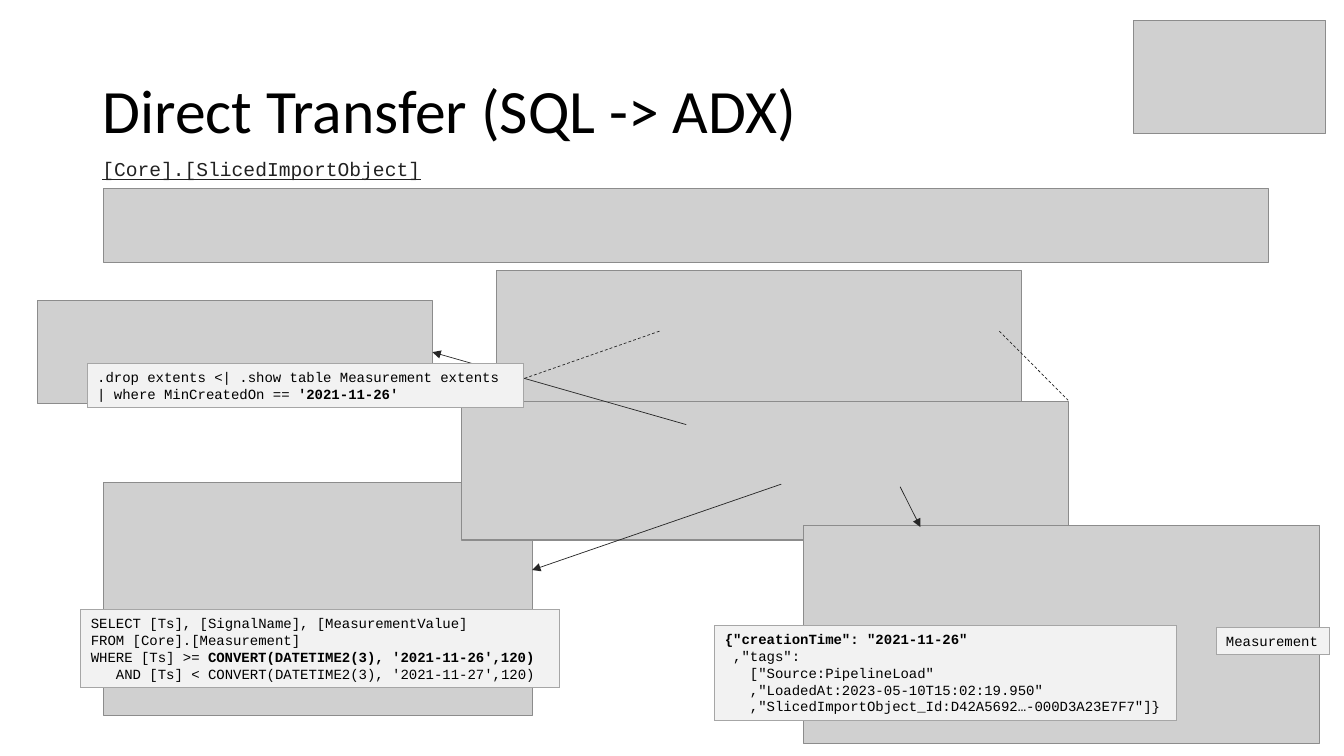
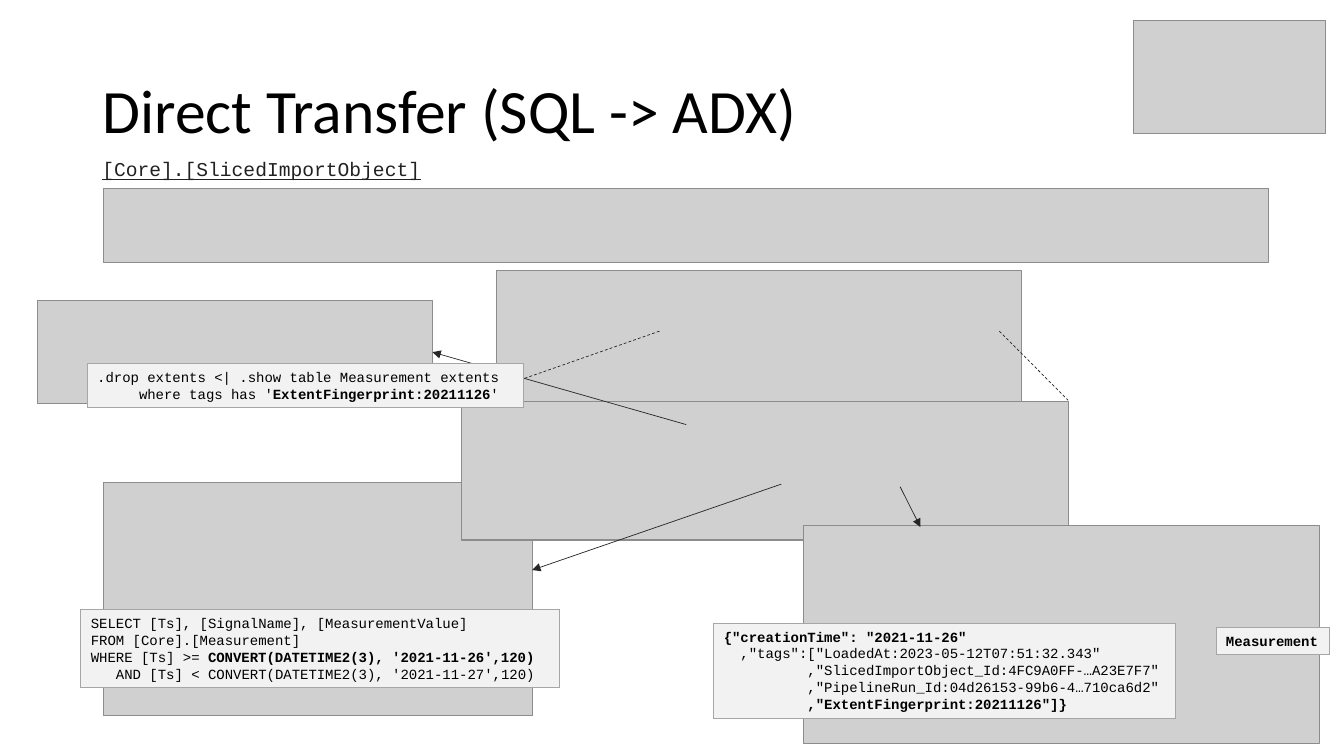
Before and after one commit to meinradweiss/SwissArmyKnife, a slide deck: slide 11 of docs/ADF_SynapsePipelines/PPT/SlicedDataMigrationToolbox.pptx. Drawn at 1344x756 pixels with LibreOffice and Linux fonts; fonts in the diff are those of the drawing; grey boxes stand for pictures. Boxes give left, top, right and bottom in pixels: in the first picture for what was removed or moved away, otherwise in the second. Text is boxed around its words. In the diff, an @@ line names an element or a change of style, - is before the commit and + after.

Commit message:
Link between Extents and Pipeline run id added.

```diff
--- a/docs/ADF_SynapsePipelines/PPT/SlicedDataMigrationToolbox.pptx
+++ b/docs/ADF_SynapsePipelines/PPT/SlicedDataMigrationToolbox.pptx
@@ text in rectangle at box(97, 372, 499, 402): text changed @@
-.drop extents <| .show table Measurement extents
-| where MinCreatedOn == '2021-11-26'
+.drop extents <| .show table Measurement extents
+where tags has 'ExtentFingerprint:20211126'
@@ rectangle "Measurement" at box(1216, 628, 1330, 655): bold on @@
@@ text in rectangle at box(740, 648, 1159, 712): text changed @@
-,"tags":
-["Source:PipelineLoad"
-,"LoadedAt:2023-05-10T15:02:19.950"
-,"SlicedImportObject_Id:D42A5692…-000D3A23E7F7"]}
+,"tags":["LoadedAt:2023-05-12T07:51:32.343"
+,"SlicedImportObject_Id:4FC9A0FF-…A23E7F7"
+,"PipelineRun_Id:04d26153-99b6-4…710ca6d2"
+,"ExtentFingerprint:20211126"]}
```
Also in this commit, not shown: 3 other slides changed, 3 other files.
